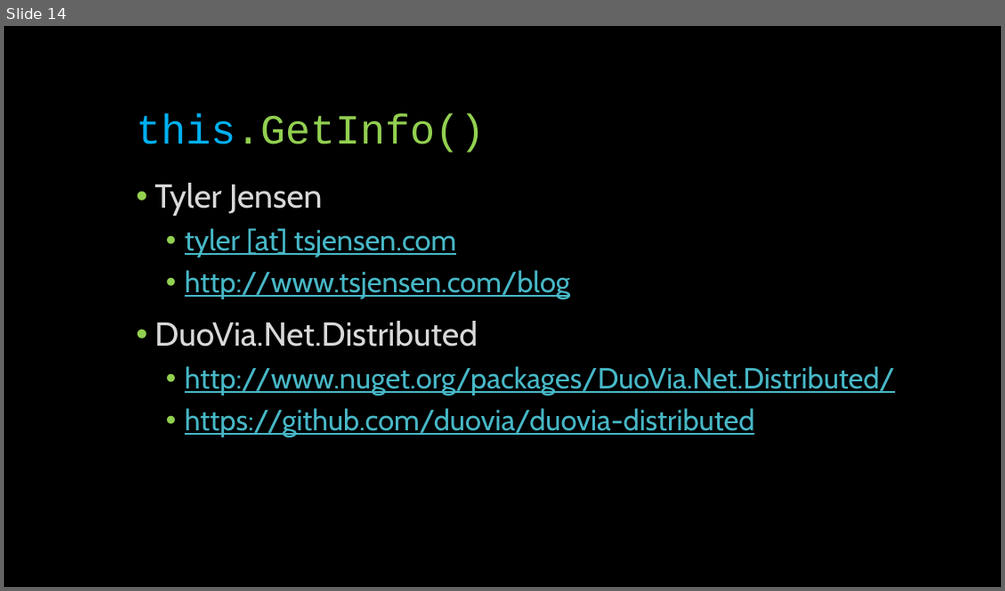
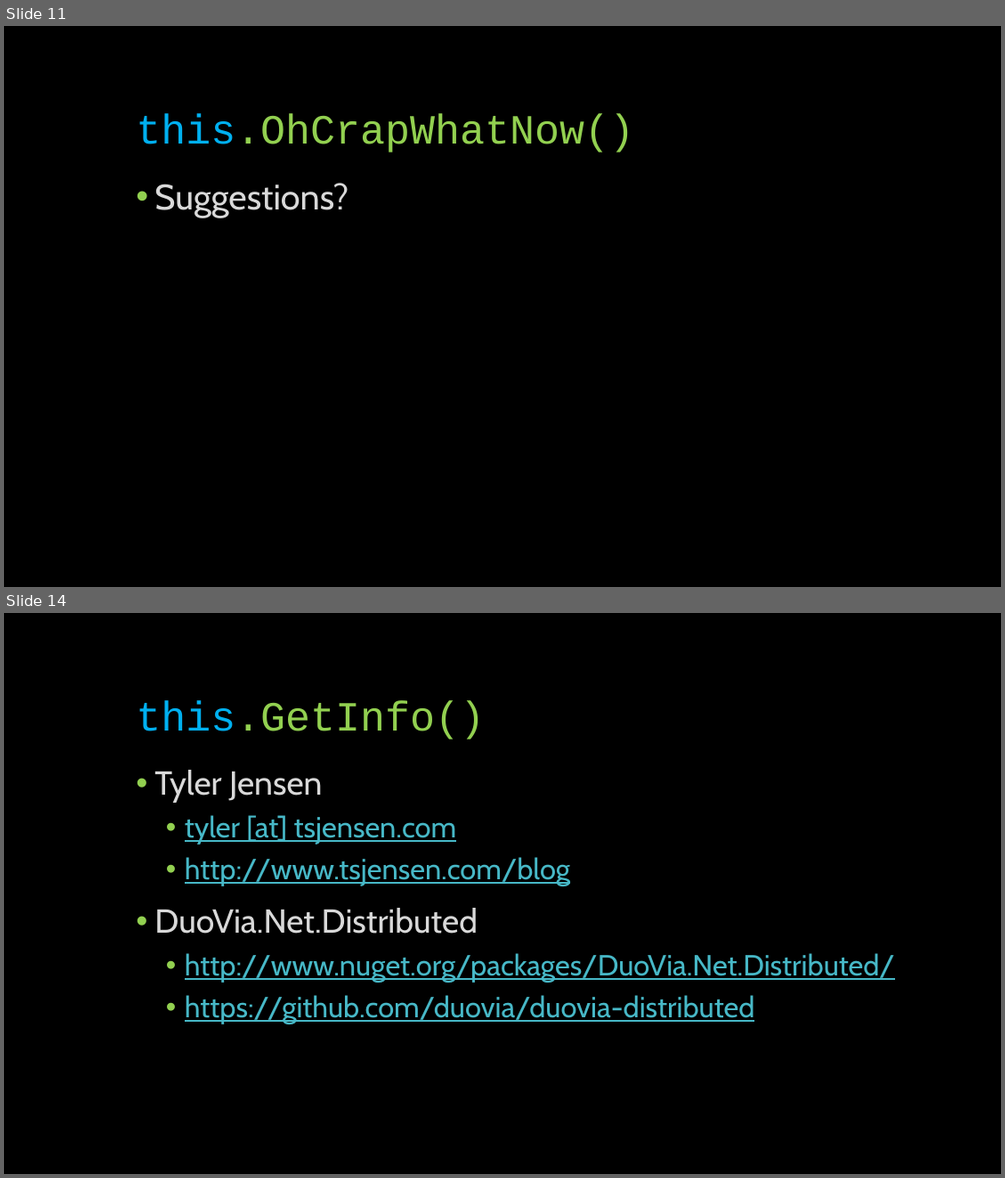
Before and after one commit to glennneiger/duovia-distributed, a slide deck: docs/distributed_demo.pptx. Shown one above the other, each under a label of ours: slide 14 before the commit, slides 11 and 14 after it; the slides between them are not shown. The pictures are 1005x591 and 1005x1178 pixels, drawn with LibreOffice and Linux fonts; fonts in the diff are those of the drawing. Boxes give left, top, right and bottom in pixels: in the first picture for what was removed or moved away, otherwise in the second. Text is boxed around its words. In the diff, an @@ line names an element or a change of style, - is before the commit and + after.

```diff
--- a/docs/distributed_demo.pptx
+++ b/docs/distributed_demo.pptx
@@ slide 11 added at box(4, 26, 1001, 587), background #000000 @@
@@ title added at box(136, 114, 634, 152), 40 pt, text #92D050 @@
+this.OhCrapWhatNow()
@@ text added at box(154, 183, 348, 217), 34 pt, text #D9D9D9 @@
+• Suggestions?
```
Also in this commit, not shown: 4 slides changed, 8 other slides added, 9 slides removed, 4 other files.
